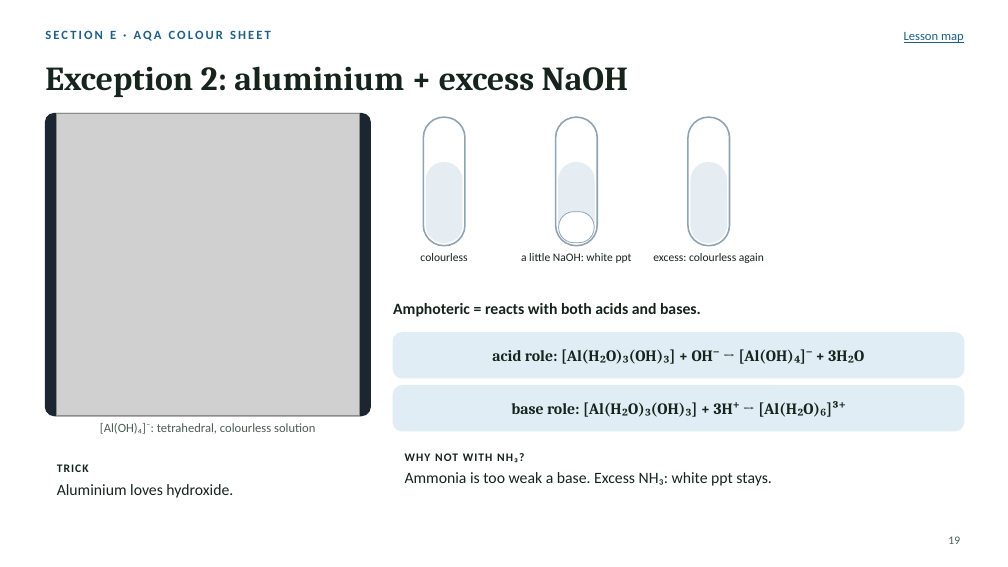
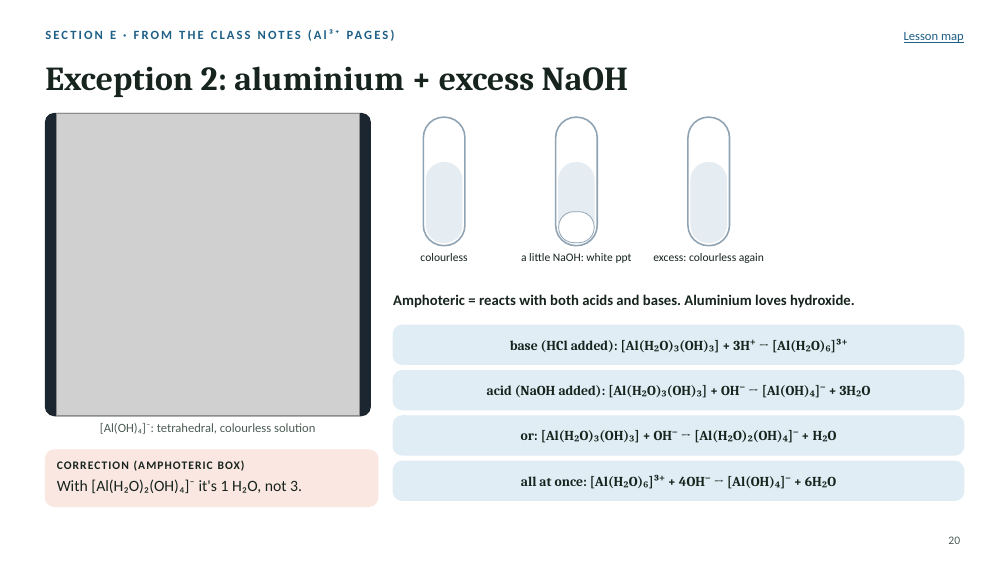
Before and after one commit to AramBarzinjy/energy-transfer-lesson, a slide deck: slide 20 of chemistry/aqueous-ions/Aqueous-ions-lesson.pptx (slide 19 before the commit). Drawn at 1008x567 pixels with LibreOffice and Linux fonts; fonts in the diff are those of the drawing; grey boxes stand for pictures. Boxes give left, top, right and bottom in pixels: in the first picture for what was removed or moved away, otherwise in the second. Text is boxed around its words. In the diff, an @@ line names an element or a change of style, - is before the commit and + after.

```diff
--- a/chemistry/aqueous-ions/Aqueous-ions-lesson.pptx
+++ b/chemistry/aqueous-ions/Aqueous-ions-lesson.pptx
@@ text at <box>53,31,59,39</box>: text changed @@
-SECTION E · AQA COLOUR SHEET
+SECTION E · FROM THE CLASS NOTES (Al³⁺ PAGES)
@@ text at <box>393,294,855,308</box>: text changed; size 15 to 14 pt @@
-Amphoteric = reacts with both acids and bases.
+Amphoteric = reacts with both acids and bases. Aluminium loves hydroxide.
@@ rounded rectangle: place and size @@
-rounded rectangle at <box>393,333,964,378</box>
+rounded rectangle at <box>393,325,964,364</box>
@@ rounded rectangle at <box>393,325,964,364</box>: proportions changed @@
@@ text at <box>510,338,842,353</box>: text changed; size 15 to 13 pt @@
-acid role: [Al(H₂O)₃(OH)₃] + OH⁻ → [Al(OH)₄]⁻ + 3H₂O
+base (HCl added): [Al(H₂O)₃(OH)₃] + 3H⁺ → [Al(H₂O)₆]³⁺
@@ rounded rectangle at <box>393,371,964,410</box>: proportions changed @@
@@ rounded rectangle: place and size @@
-rounded rectangle at <box>393,386,964,431</box>
+rounded rectangle at <box>393,371,964,410</box>
@@ text at <box>487,385,815,398</box>: text changed; size 15 to 13 pt @@
-base role: [Al(H₂O)₃(OH)₃] + 3H⁺ → [Al(H₂O)₆]³⁺
+acid (NaOH added): [Al(H₂O)₃(OH)₃] + OH⁻ → [Al(OH)₄]⁻ + 3H₂O
@@ rounded rectangle: place and size @@
-rounded rectangle at <box>393,442,964,503</box>
+rounded rectangle at <box>393,416,964,455</box>
@@ rounded rectangle at <box>393,416,964,455</box>: fill #FFFFFF to #E1EDF5; outline #FFFFFF 1 pt to #E1EDF5 1 pt; proportions changed @@
@@ text "or: [Al(H₂O)₃(OH)₃] + OH⁻ → ..." at <box>521,430,788,443</box>: vertical alignment top to middle @@
@@ text at <box>521,430,788,443</box>: text changed; size 15 to 13 pt; font Calibri to Cambria; bold on @@
-WHY NOT WITH NH₃?
-Ammonia is too weak a base. Excess NH₃: white ppt stays.
+or: [Al(H₂O)₃(OH)₃] + OH⁻ → [Al(H₂O)₂(OH)₄]⁻ + H₂O
@@ rounded rectangle: place and size @@
-rounded rectangle at <box>45,454,371,503</box>
+rounded rectangle at <box>45,450,378,507</box>
@@ rounded rectangle at <box>45,450,378,507</box>: fill #FFFFFF to #FBE7E1; outline #FFFFFF 1 pt to #FBE7E1 1 pt; proportions changed @@
@@ text removed at <box>57,464,233,498</box> @@
-TRICK
-Aluminium loves hydroxide.
@@ text added at <box>57,460,302,493</box>, 15 pt, text #16241D @@
+CORRECTION (AMPHOTERIC BOX)
+With [Al(H₂O)₂(OH)₄]⁻ it's 1 H₂O, not 3.
@@ rounded rectangle added at <box>393,461,964,501</box>, fill #E1EDF5, outline #E1EDF5 1 pt @@
@@ text added at <box>521,474,780,489</box>, 13 pt, text #16241D, bold @@
+all at once: [Al(H₂O)₆]³⁺ + 4OH⁻ → [Al(OH)₄]⁻ + 6H₂O
@@ page number at <box>948,536,960,544</box>: text changed @@
-19
+20
```
Also in this commit, not shown: 3 other slides changed, 1 slide added, 2 other files.
